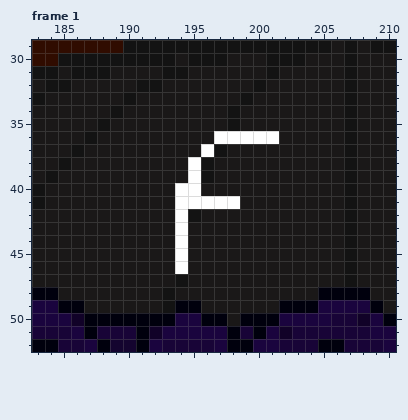
A pixel-art file gets an edit: Amity Chain (Art Files)/Digital Art/Sprites/Rooms/Project Files/Centralia Field/Room_1x1Size_CentraliaField.aseprite. The picture above is the old version.
360x240 pixels, 3 frames. Colours within 5 levels of each other are drawn and written as one. Shown: frame 1: x 183..210, y 29..52. The commit also changed other frames or places, which this record leaves out.
Once edited:
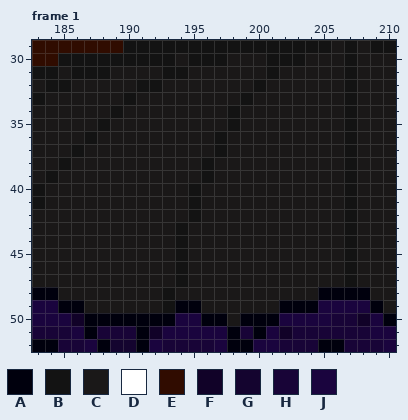
Palette (. is transparent): A #00000d  B #131313  C #1a1818  D #ffffff  E #300c00  F #110228  G #14042f  H #180437  J #1a043e
Change:
layer "Char Positions" now hidden
Frame 1:
y 36: x 197..201 DDDDD -> BCCCC
y 37: x 196 D -> C
y 38..39: x 195 D -> C
y 40: x 194..195 DD -> CB
y 41: x 194..198 DDDDD -> CBCCC
y 42: x 194 D -> C
y 43..46: x 194 D -> B
